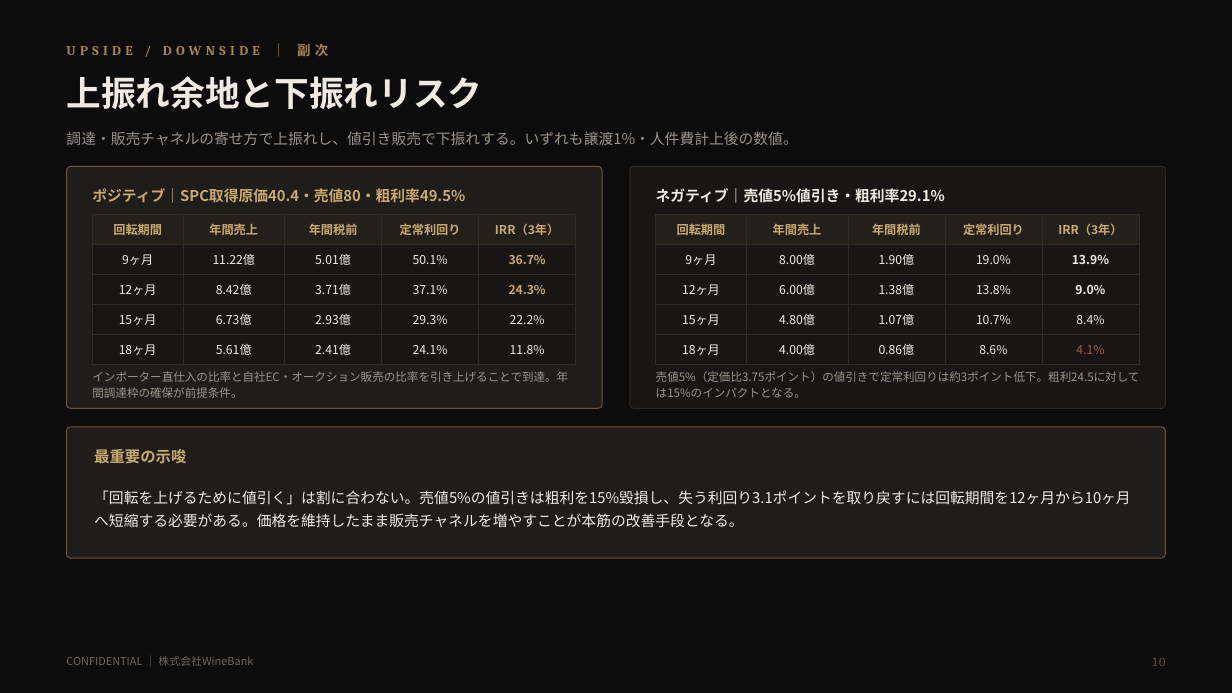
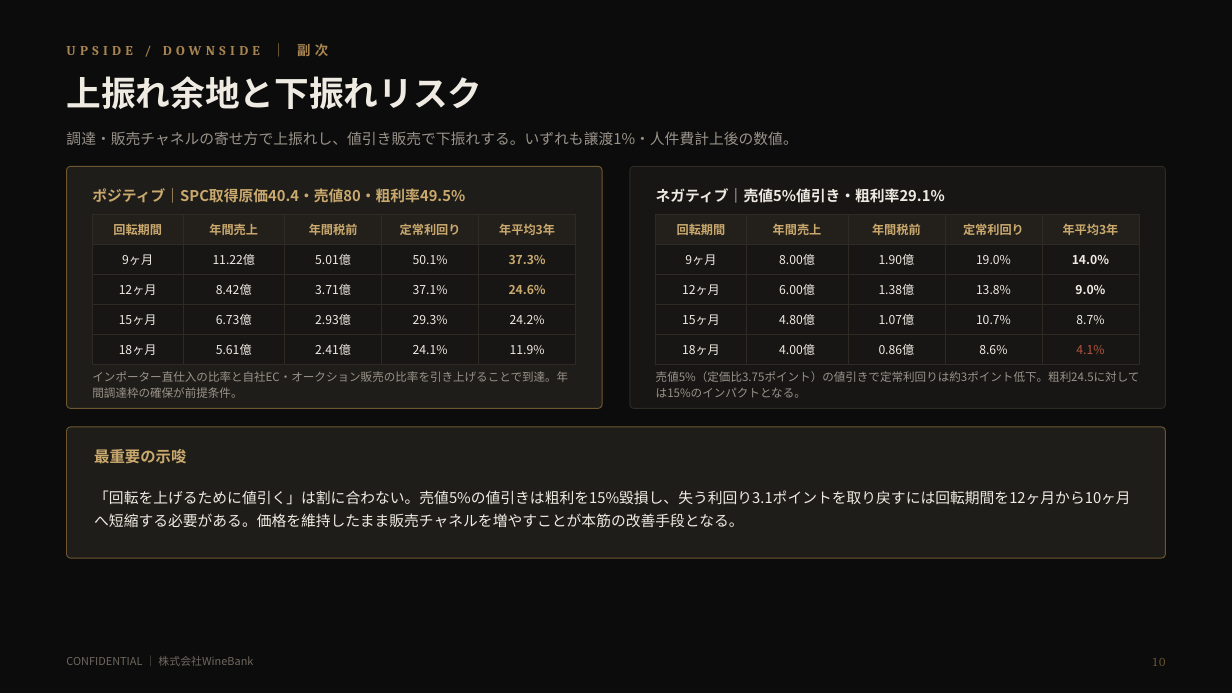
Before and after one commit to nakano-winebank/wine-auction, a slide deck: slide 11 of docs/wine-fund/WineBank_ワインファンドSPC組成提案_5億_20260811.pptx. Drawn at 1232x693 pixels with LibreOffice and Linux fonts; fonts in the diff are those of the drawing. Boxes give left, top, right and bottom in pixels: in the first picture for what was removed or moved away, otherwise in the second. Text is boxed around its words. In the diff, an @@ line names an element or a change of style, - is before the commit and + after.

```diff
--- a/docs/wine-fund/WineBank_ワインファンドSPC組成提案_5億_20260811.pptx
+++ b/docs/wine-fund/WineBank_ワインファンドSPC組成提案_5億_20260811.pptx
@@ table at [92, 214, 576, 359] @@
-row 1, column 5: IRR（3年）
+row 1, column 5: 年平均3年
-row 2, column 5: 36.7%
+row 2, column 5: 37.3%
-row 3, column 5: 24.3%
+row 3, column 5: 24.6%
-row 4, column 5: 22.2%
+row 4, column 5: 24.2%
-row 5, column 5: 11.8%
+row 5, column 5: 11.9%
@@ table at [656, 214, 1140, 359] @@
-row 1, column 5: IRR（3年）
+row 1, column 5: 年平均3年
-row 2, column 5: 13.9%
+row 2, column 5: 14.0%
-row 4, column 5: 8.4%
+row 4, column 5: 8.7%
```
Also in this commit, not shown: 7 other slides changed, 1 slide added, 3 other files.
